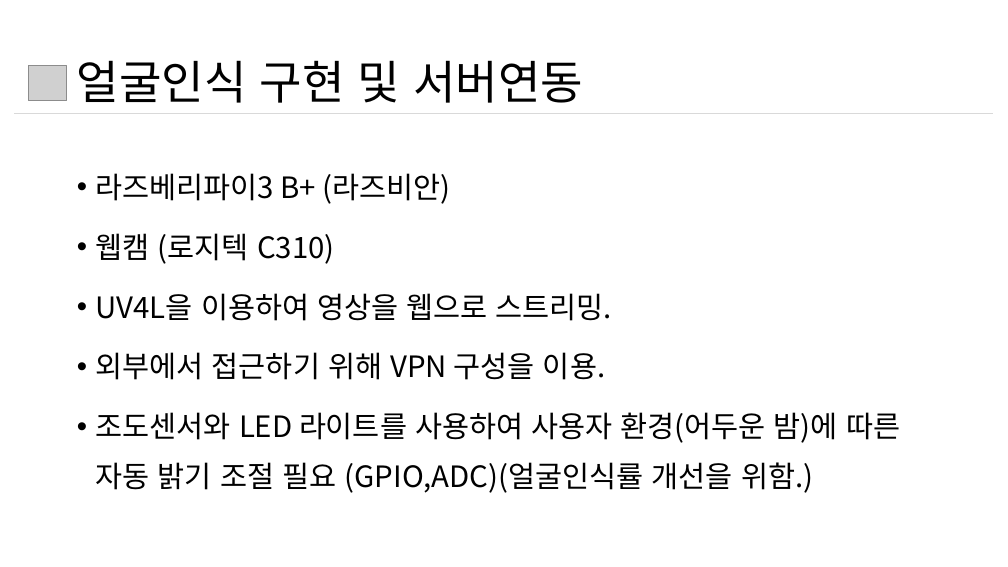
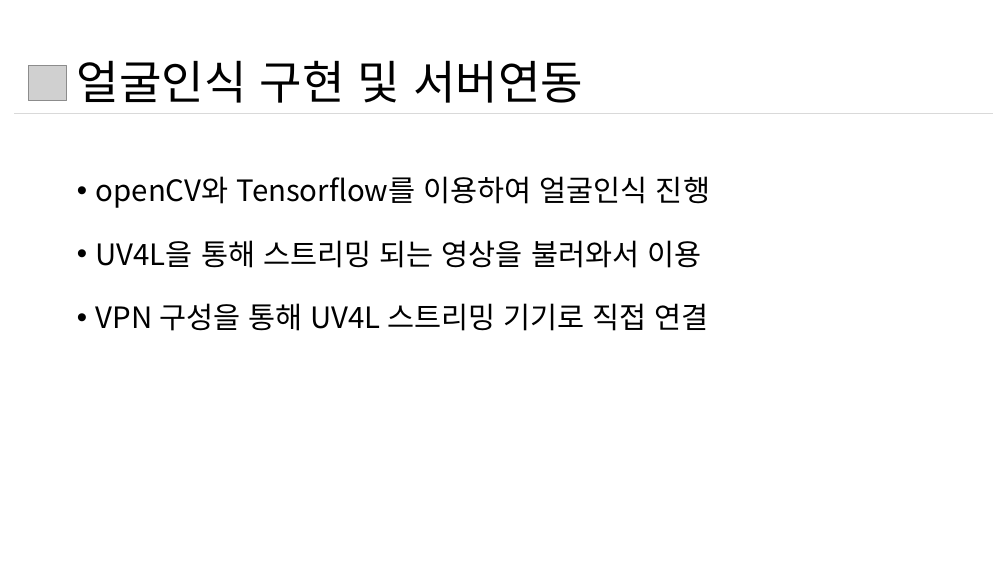
Before and after one commit to chhs2131/2021ESWContest_webOS_Three-Americano, a slide deck: slide 25 of 개발현황/webOS공모전 개발현황 최현식 20210830.pptx. Drawn at 1008x567 pixels with LibreOffice and Linux fonts; fonts in the diff are those of the drawing; grey boxes stand for pictures. Boxes give left, top, right and bottom in pixels: in the first picture for what was removed or moved away, otherwise in the second. Text is boxed around its words. In the diff, an @@ line names an element or a change of style, - is before the commit and + after.

```diff
--- a/개발현황/webOS공모전 개발현황 최현식 20210830.pptx
+++ b/개발현황/webOS공모전 개발현황 최현식 20210830.pptx
@@ text at box(96, 176, 710, 331): text changed @@
-• 라즈베리파이3 B+ (라즈비안)
-• 웹캠 (로지텍 C310)
-• UV4L을 이용하여 영상을 웹으로 스트리밍.
-• 외부에서 접근하기 위해 VPN 구성을 이용.
-• 조도센서와 LED 라이트를 사용하여 사용자 환경(어두운 밤)에 따른 자동 밝기 조절 필요 (GPIO,ADC)(얼굴인식률 개선을 위함.)
+• openCV와 Tensorflow를 이용하여 얼굴인식 진행
+• UV4L을 통해 스트리밍 되는 영상을 불러와서 이용
+• VPN 구성을 통해 UV4L 스트리밍 기기로 직접 연결
```
Also in this commit, not shown: 4 other slides changed, 8 other files.
